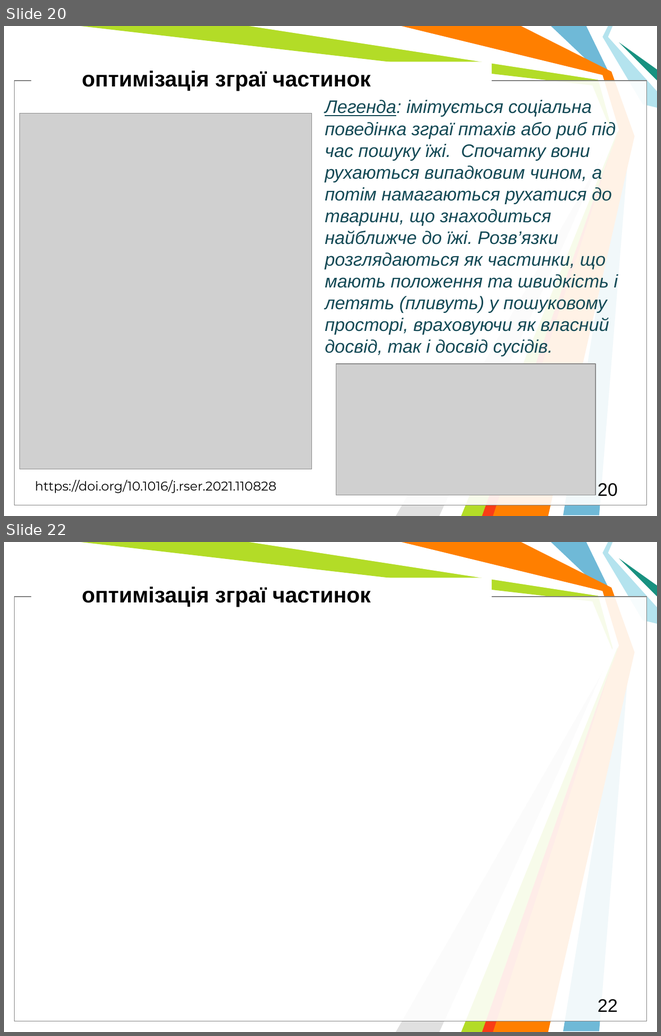
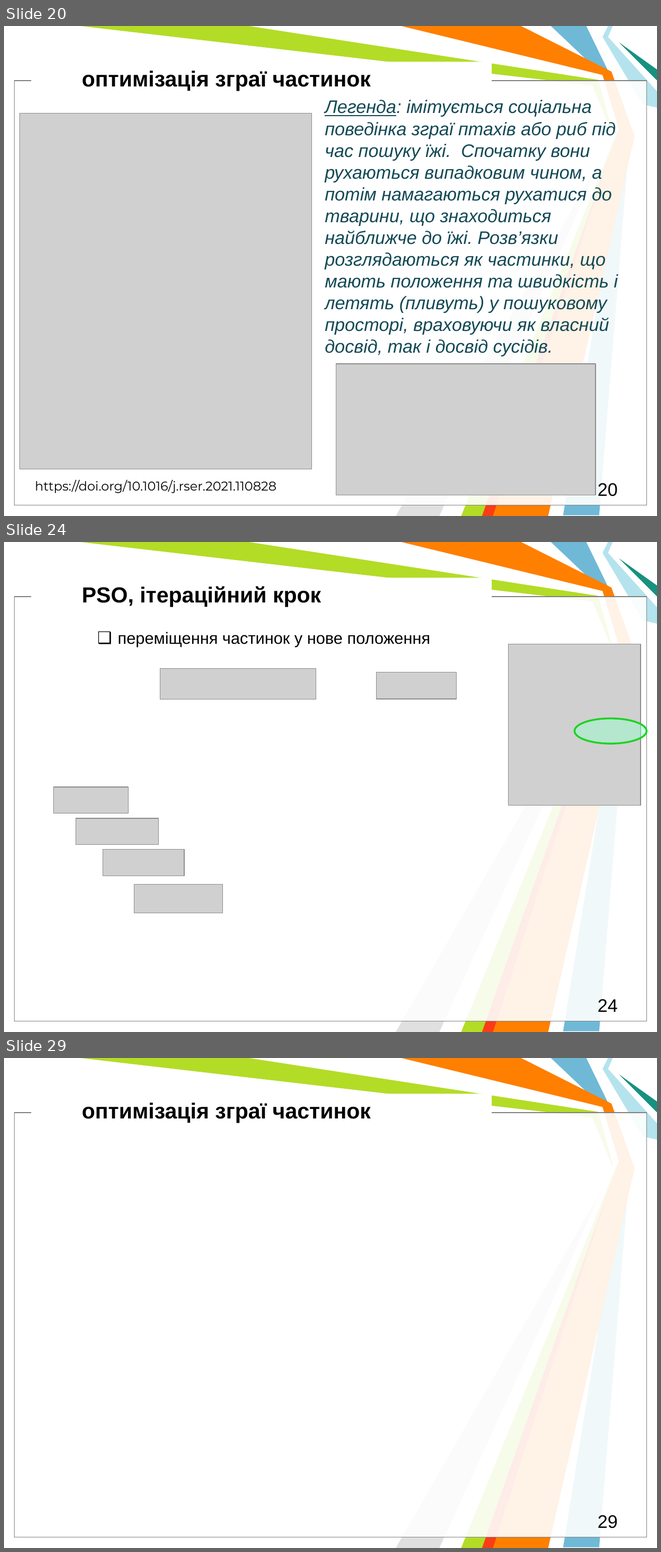
Before and after one commit to l432/NMK, a slide deck: Lecture/DAAD/DAAD_MetaH.pptm. Shown one above the other, each under a label of ours: slides 20 and 22 before the commit, slides 20, 24 and 29 after it; the slides between them are not shown. The pictures are 661x1036 and 661x1552 pixels, drawn with LibreOffice and Linux fonts; fonts in the diff are those of the drawing; grey boxes stand for pictures; background and template pictures are left out. Boxes give left, top, right and bottom in pixels: in the first picture for what was removed or moved away, otherwise in the second. Text is boxed around its words. In the diff, an @@ line names an element or a change of style, - is before the commit and + after.

```diff
--- a/Lecture/DAAD/DAAD_MetaH.pptm
+++ b/Lecture/DAAD/DAAD_MetaH.pptm
@@ slide 24 added at bbox=[4, 542, 657, 1032], background #FFFFFF; not listed: 11 template elements that a slide beside it also shows @@
@@ text added at bbox=[82, 586, 321, 607], 24 pt, text #000000, bold @@
+PSO, ітераційний крок
@@ text added at bbox=[118, 632, 431, 647], 18 pt, text #000000 @@
+❑ переміщення частинок у нове положення
@@ picture added at bbox=[508, 644, 641, 805] @@
@@ picture added at bbox=[160, 669, 316, 699] @@
@@ picture added at bbox=[376, 672, 457, 699] @@
@@ ellipse added at bbox=[575, 718, 646, 744], fill #99FFCC at 50% opacity, outline #1DD322 2 pt @@
@@ picture added at bbox=[54, 787, 128, 813] @@
@@ picture added at bbox=[76, 818, 159, 844] @@
@@ picture added at bbox=[103, 849, 184, 876] @@
@@ picture added at bbox=[134, 884, 222, 913] @@
@@ page number added at bbox=[598, 999, 618, 1012], 20 pt, text #000000 @@
+24
@@ what was slide 22 is now slide 29 @@
@@ page number at bbox=[598, 1515, 618, 1528]: text changed @@
-22
+29
```
Also in this commit, not shown: 7 other slides added, 1 slide removed, 2 other files.
